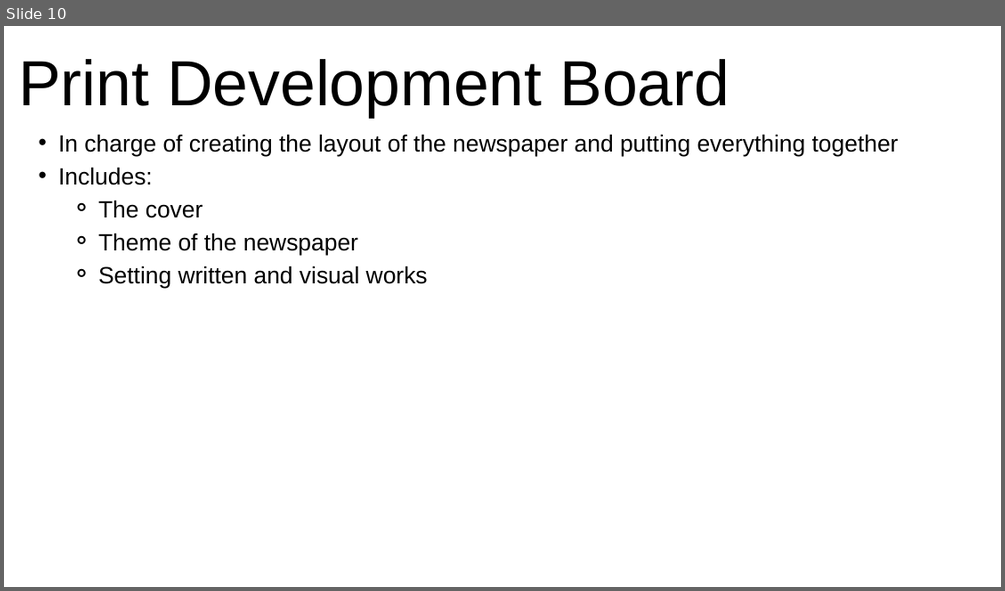
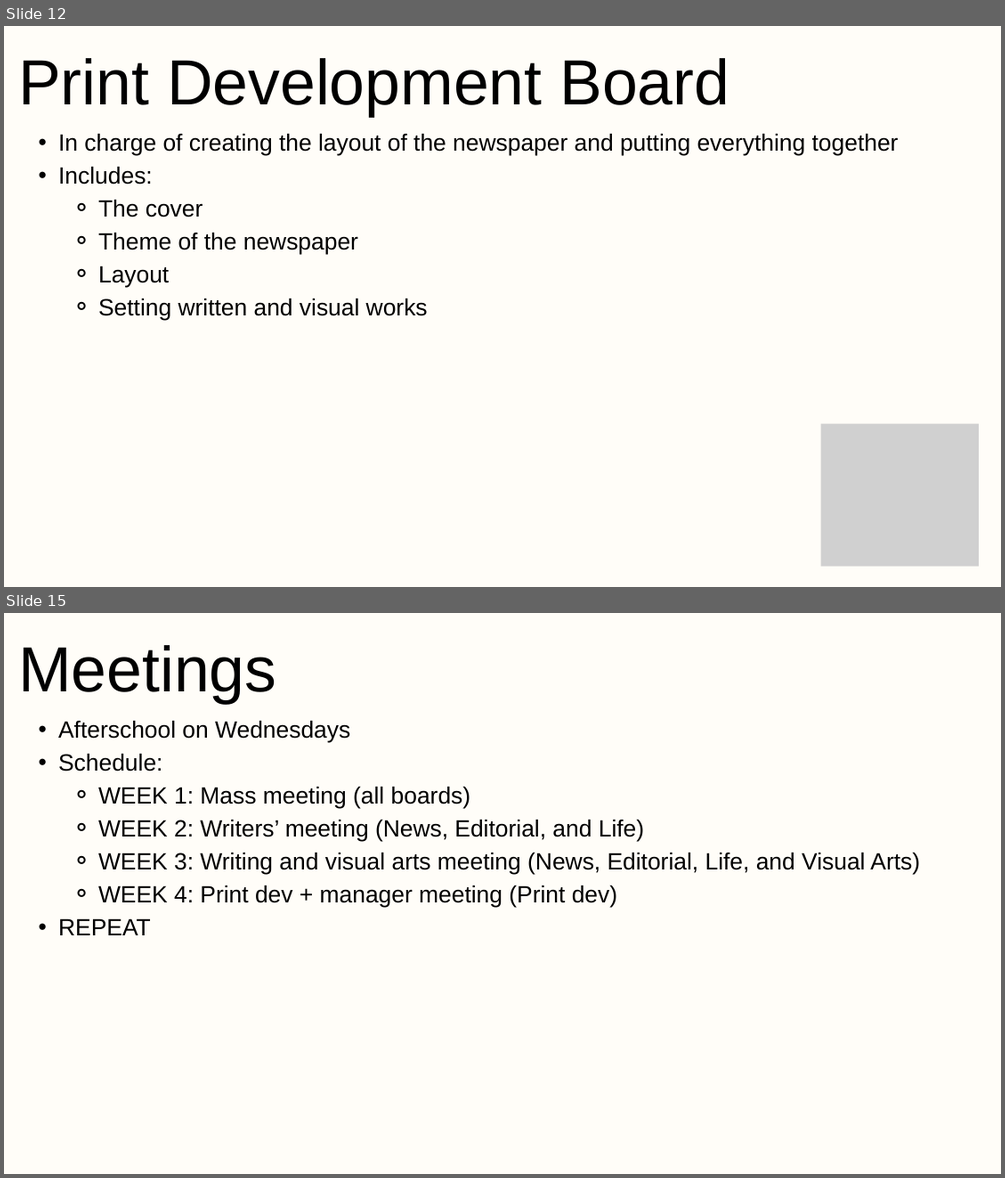
Before and after one commit to TazmeenM/pantherPressSlidesProject, a slide deck: 2024-2025 Information Session Slides.pptx. Shown one above the other, each under a label of ours: slide 10 before the commit, slides 12 and 15 after it; the slides between them are not shown. The pictures are 1005x591 and 1005x1178 pixels, drawn with LibreOffice and Linux fonts; fonts in the diff are those of the drawing; grey boxes stand for pictures. Boxes give left, top, right and bottom in pixels: in the first picture for what was removed or moved away, otherwise in the second. Text is boxed around its words. In the diff, an @@ line names an element or a change of style, - is before the commit and + after.

```diff
--- a/2024-2025 Information Session Slides.pptx
+++ b/2024-2025 Information Session Slides.pptx
@@ slide 15 added at bbox=[4, 613, 1001, 1174], background #FFFDF8 @@
@@ text added at bbox=[18, 645, 276, 704], 92 pt, text #000000 @@
+Meetings
@@ text added at bbox=[58, 721, 920, 935], 34 pt, text #000000 @@
+  • Afterschool on Wednesdays
+  • Schedule:
+    ⚬ WEEK 1: Mass meeting (all boards)
+    ⚬ WEEK 2: Writers’ meeting (News, Editorial, and Life)
+    ⚬ WEEK 3: Writing and visual arts meeting (News, Editorial, Life, and Visual Arts)
+    ⚬ WEEK 4: Print dev + manager meeting (Print dev)
+  • REPEAT
@@ what was slide 10 is now slide 12 @@
@@ slide 12 changed as well @@
@@ background #FFFFFF to #FFFDF8 @@
@@ text at bbox=[98, 265, 169, 288]: paragraph added @@
+    ⚬ Layout
@@ picture added at bbox=[821, 423, 979, 565] @@
```
Also in this commit, not shown: 9 other slides changed, 5 other slides added.
